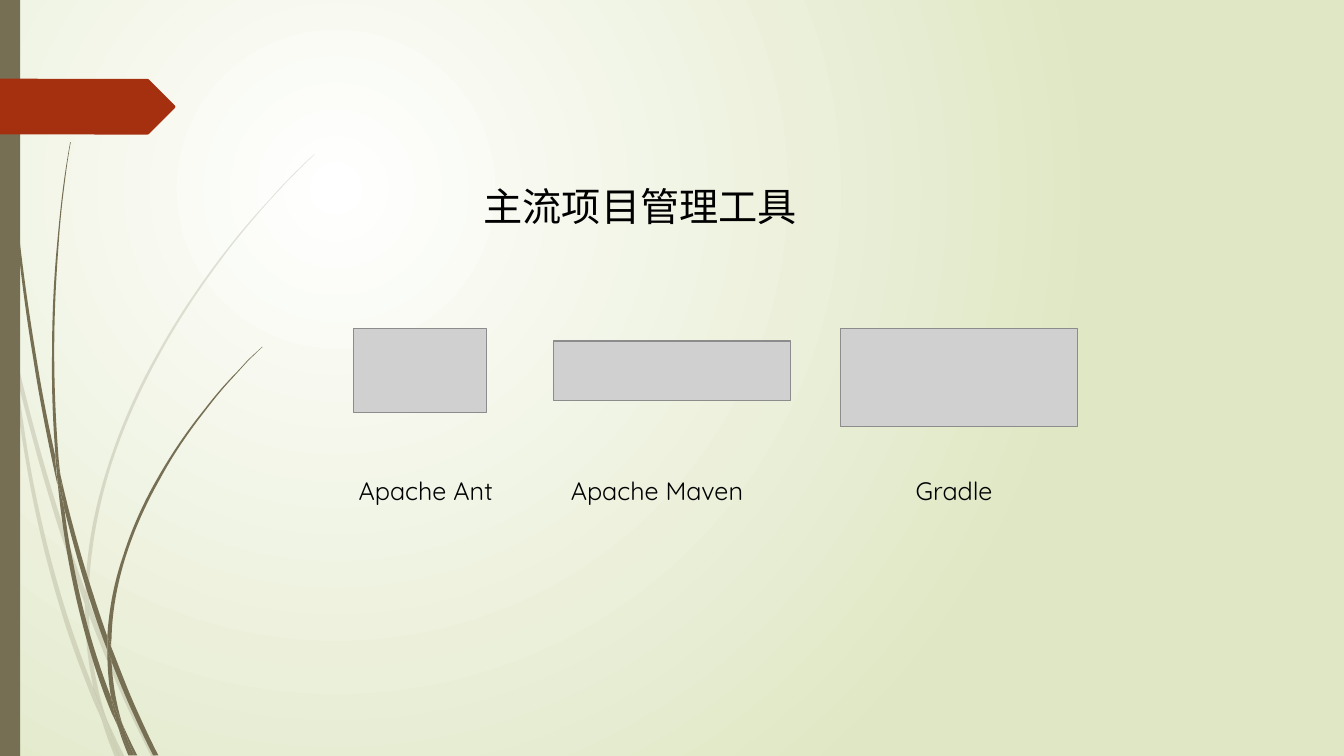
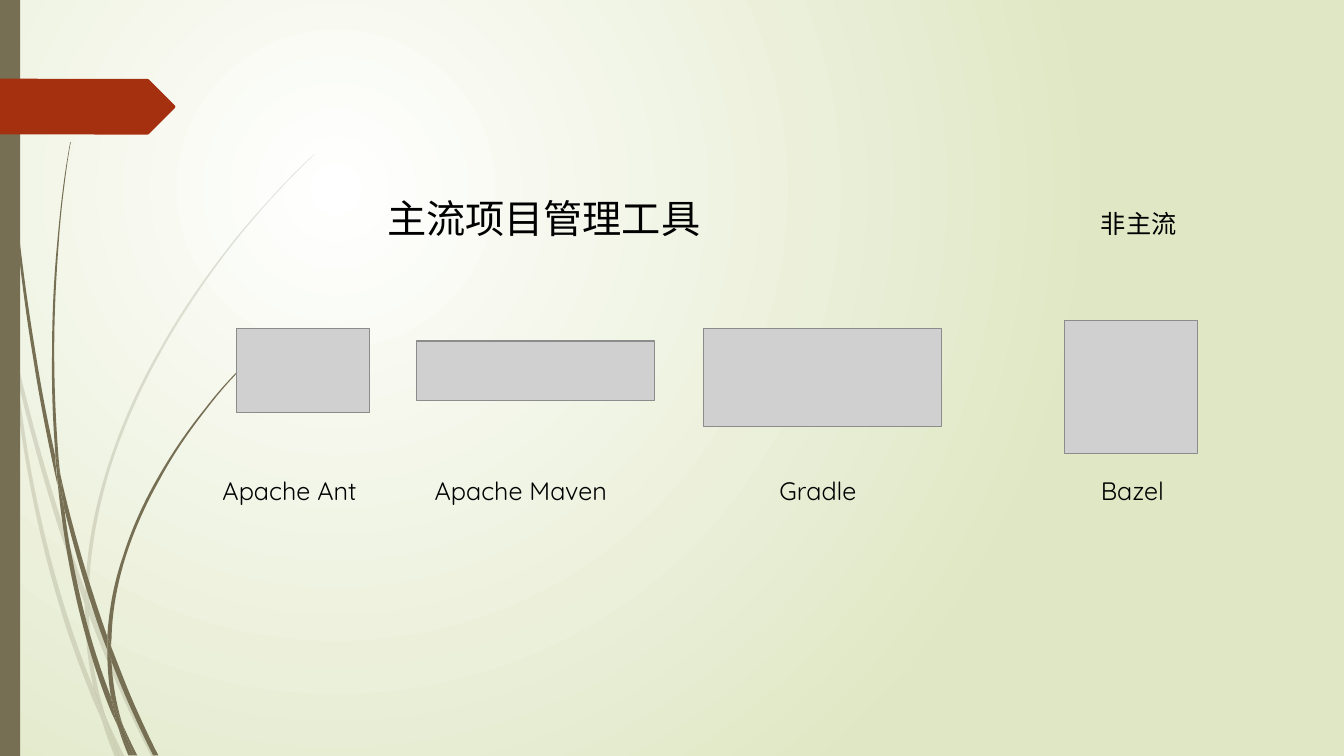
Before and after one commit to xljnc/gradle-springboot-plugin, a slide deck: slide 5 of doc/Gradle浅析.pptx. Drawn at 1344x756 pixels with LibreOffice and Linux fonts; fonts in the diff are those of the drawing; grey boxes stand for pictures. Boxes give left, top, right and bottom in pixels: in the first picture for what was removed or moved away, otherwise in the second. Text is boxed around its words. In the diff, an @@ line names an element or a change of style, - is before the commit and + after.

```diff
--- a/doc/Gradle浅析.pptx
+++ b/doc/Gradle浅析.pptx
@@ text "主流项目管理工具": place and size @@
-text "主流项目管理工具" at <box>484,188,797,224</box>
+text "主流项目管理工具" at <box>387,200,700,236</box>
@@ text added at <box>1101,212,1177,235</box>, 18 pt, text #000000 @@
+非主流
@@ picture: place and size @@
-picture at <box>354,329,487,412</box>
+picture at <box>237,329,370,412</box>
@@ picture added at <box>1065,321,1198,454</box> @@
@@ 3 texts, 2 pictures: place and size @@
-3 texts, 2 pictures at <box>359,329,1078,505</box>
+3 texts, 2 pictures at <box>222,329,942,505</box>
@@ text added at <box>1101,481,1164,501</box>, 18 pt, text #000000 @@
+Bazel
```
Also in this commit, not shown: 2 other slides changed.
